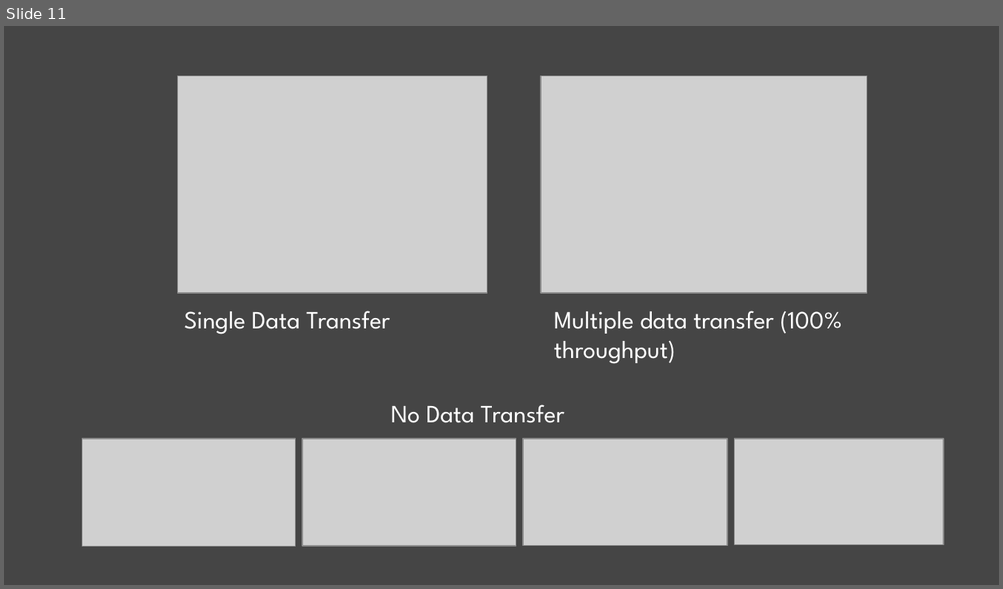
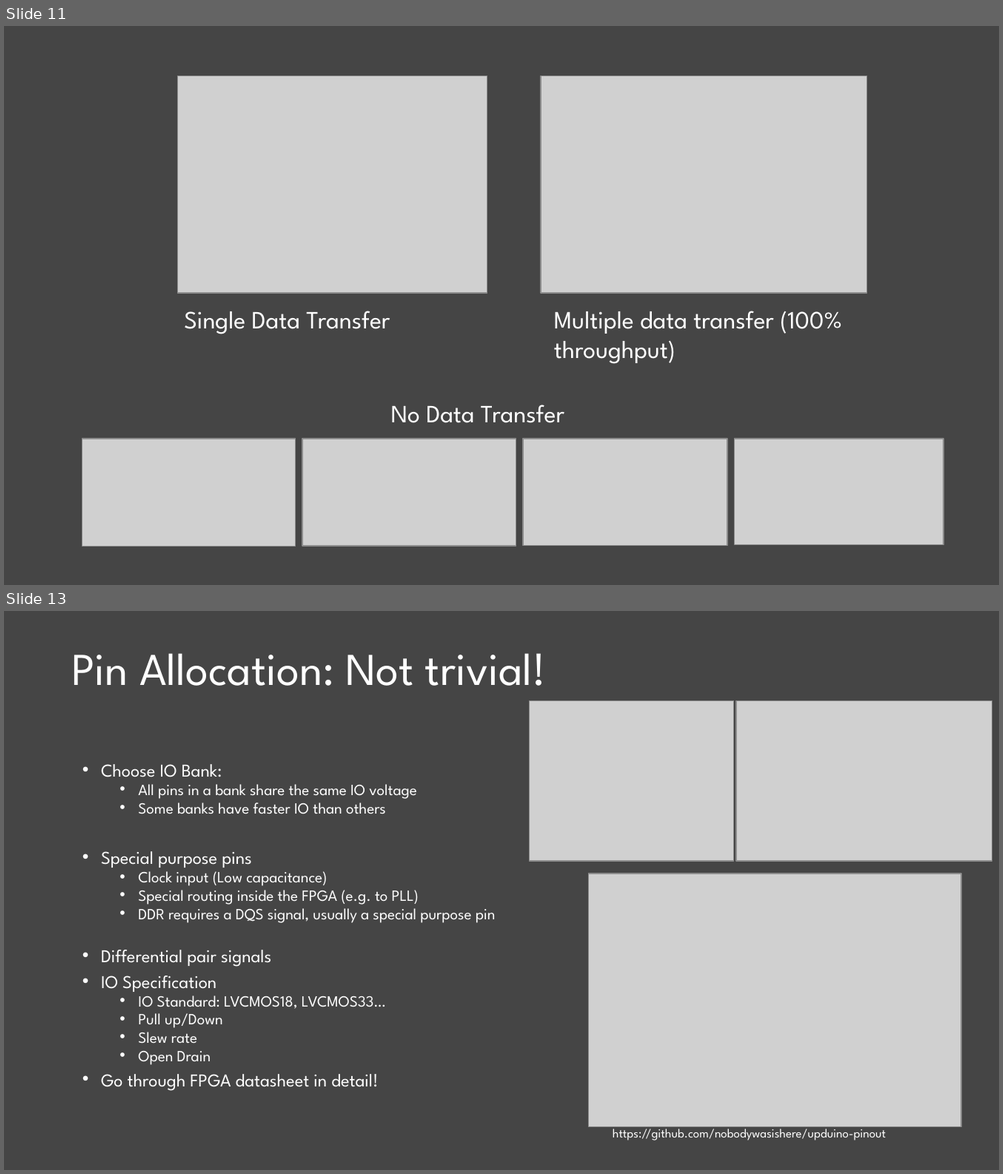
Before and after one commit to tinyvision-ai-inc/Hands-on-FPGA-class, a slide deck: Slides/Hands_on_with_FPGA's_Module_6.pptx. Shown one above the other, each under a label of ours: slide 11 before the commit, slides 11 and 13 after it; the slides between them are not shown. The pictures are 1003x589 and 1003x1174 pixels, drawn with LibreOffice and Linux fonts; fonts in the diff are those of the drawing; grey boxes stand for pictures. Boxes give left, top, right and bottom in pixels: in the first picture for what was removed or moved away, otherwise in the second. Text is boxed around its words. In the diff, an @@ line names an element or a change of style, - is before the commit and + after.

Commit message:
Added FPGA specific stuff

```diff
--- a/Slides/Hands_on_with_FPGA's_Module_6.pptx
+++ b/Slides/Hands_on_with_FPGA's_Module_6.pptx
@@ slide 13 added at <box>4,611,999,1170</box>, background #454545 @@
@@ title added at <box>71,653,546,686</box>, 33 pt, text #FFFFFF @@
+Pin Allocation: Not trivial!
@@ picture added at <box>529,701,733,860</box> @@
@@ picture added at <box>736,701,992,860</box> @@
@@ text added at <box>101,764,495,1091</box>, 11.2 pt, text #FFFFFF @@
+• Choose IO Bank:
+  • All pins in a bank share the same IO voltage
+  • Some banks have faster IO than others
+• Special purpose pins
+  • Clock input (Low capacitance)
+  • Special routing inside the FPGA (e.g. to PLL)
+  • DDR requires a DQS signal, usually a special purpose pin
+• Differential pair signals
+• IO Specification
+  • IO Standard: LVCMOS18, LVCMOS33…
+  • Pull up/Down
+  • Slew rate
+  • Open Drain
+• Go through FPGA datasheet in detail!
@@ picture added at <box>588,874,961,1128</box> @@
@@ text added at <box>612,1125,885,1141</box>, 9 pt, text #FFFFFF @@
+https://github.com/nobodywasishere/upduino-pinout
```
Also in this commit, not shown: 2 slides changed, 1 other slide added, 1 slide removed, 3 other files.
